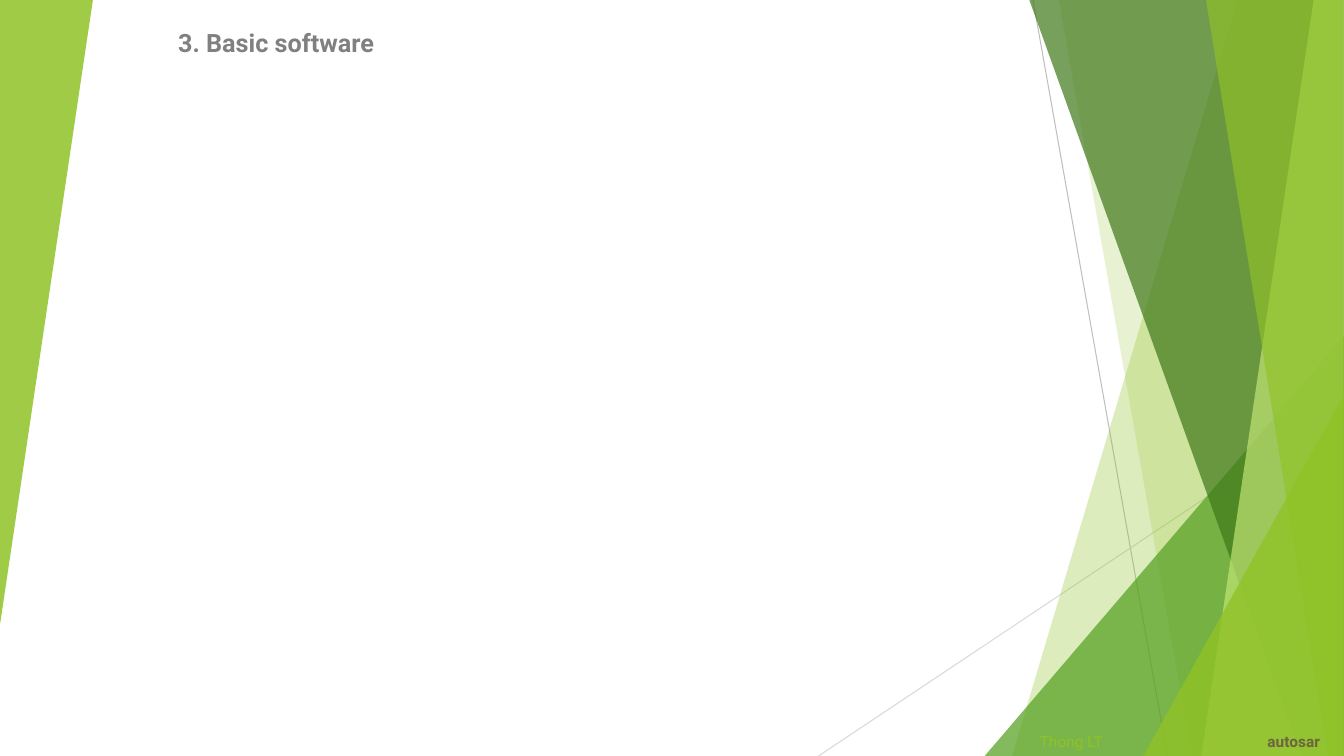
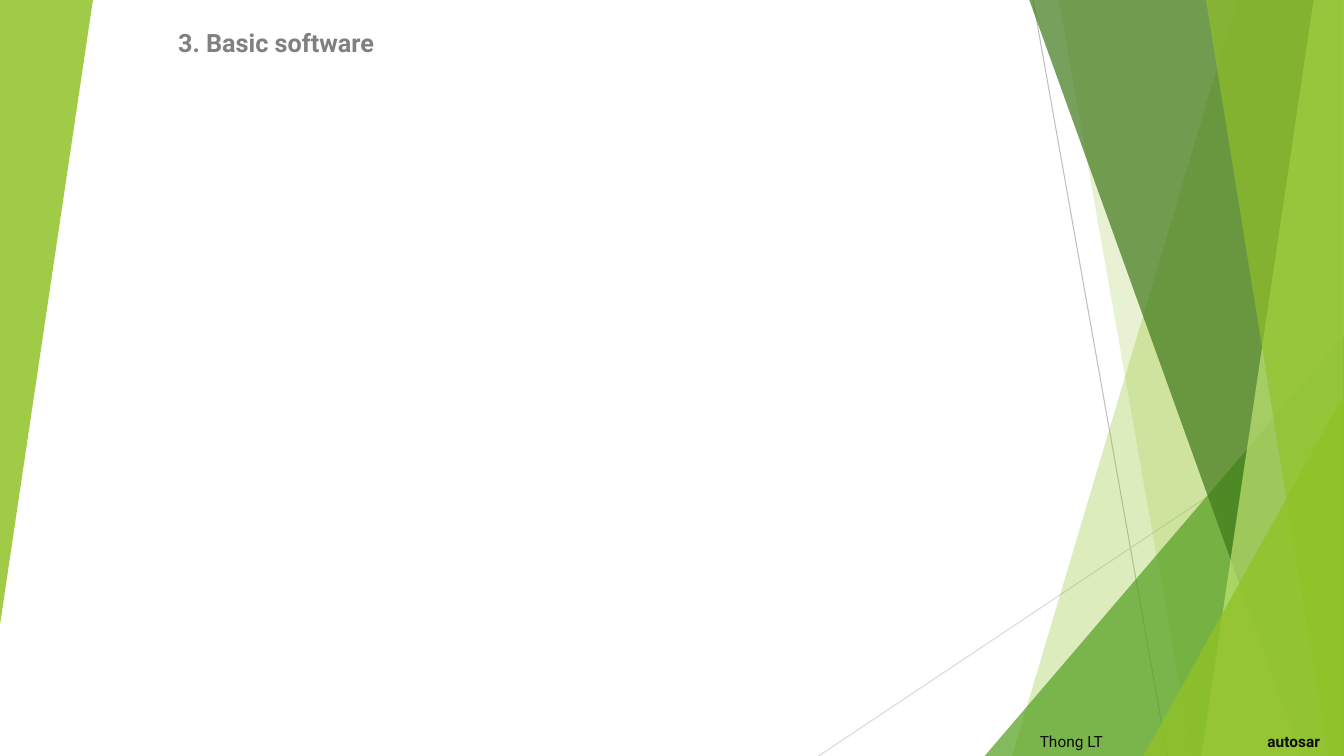
Before and after one commit to letrthong/autosar, a slide deck: slide 4 of Autosar.pptx. Drawn at 1344x756 pixels with LibreOffice and Linux fonts; fonts in the diff are those of the drawing. Boxes give left, top, right and bottom in pixels: in the first picture for what was removed or moved away, otherwise in the second. Text is boxed around its words. In the diff, an @@ line names an element or a change of style, - is before the commit and + after.

```diff
--- a/Autosar.pptx
+++ b/Autosar.pptx
@@ title "Thong LT autosar" at [1040, 735, 1319, 750]: text colour #90C226 to #0D0D0D in "Thong LT"; text colour #6D6540 to #0D0D0D in "autosar" @@
```
Also in this commit, not shown: 4 other slides changed, 1 other file.
